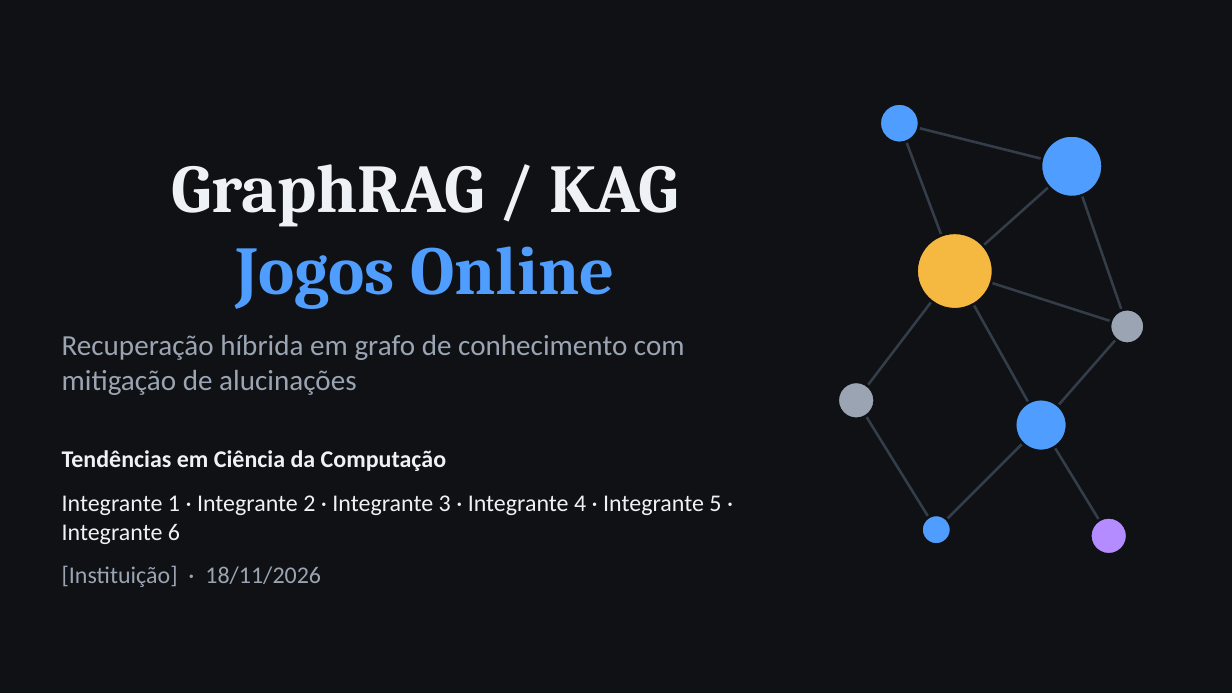
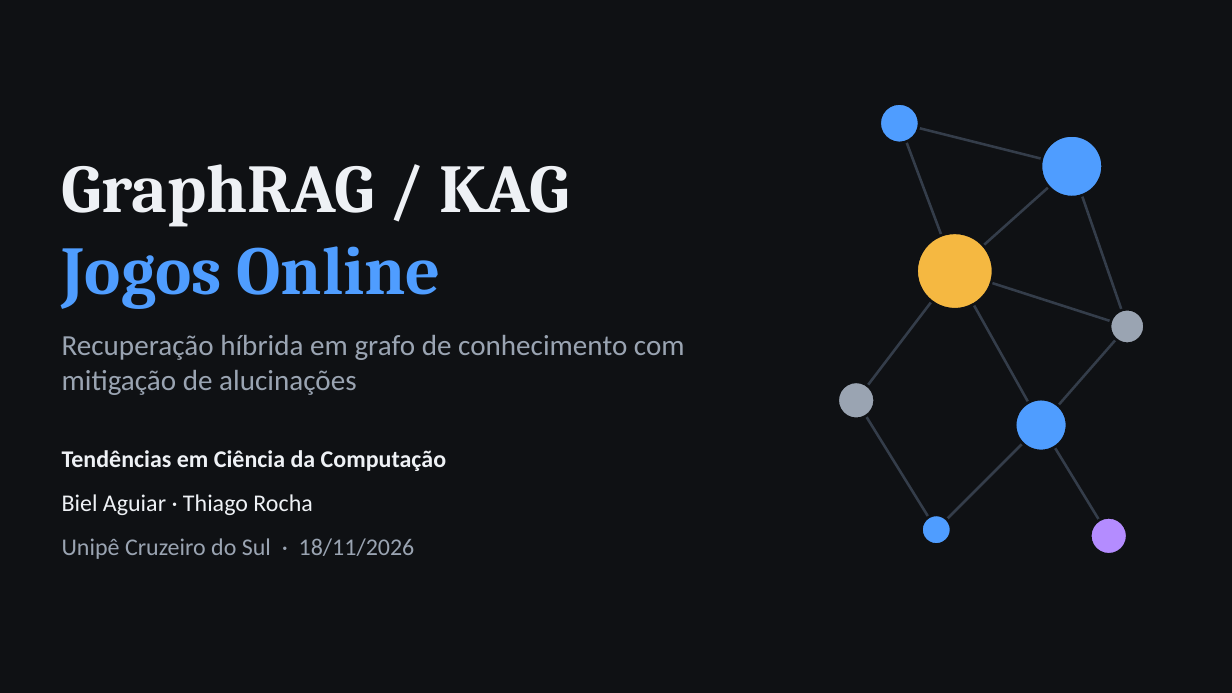
Before and after one commit to bielaguiars/graphrag-jogos-online, a slide deck: slide 1 of docs/slides/defesa-graphrag-jogos.pptx. Drawn at 1232x693 pixels with LibreOffice and Linux fonts; fonts in the diff are those of the drawing. Boxes give left, top, right and bottom in pixels: in the first picture for what was removed or moved away, otherwise in the second. Text is boxed around its words. In the diff, an @@ line names an element or a change of style, - is before the commit and + after.

```diff
--- a/docs/slides/defesa-graphrag-jogos.pptx
+++ b/docs/slides/defesa-graphrag-jogos.pptx
@@ title "GraphRAG / KAG" at bbox=[62, 164, 569, 309]: alignment centre to left @@
@@ text at bbox=[62, 494, 415, 559]: text changed; text colour #EEF1F5 to #9AA4B2 @@
-Integrante 1 · Integrante 2 · Integrante 3 · Integrante 4 · Integrante 5 · Integrante 6
-[Instituição] · 18/11/2026
+Biel Aguiar · Thiago Rocha
+Unipê Cruzeiro do Sul · 18/11/2026
```
Also in this commit, not shown: 33 other files.
